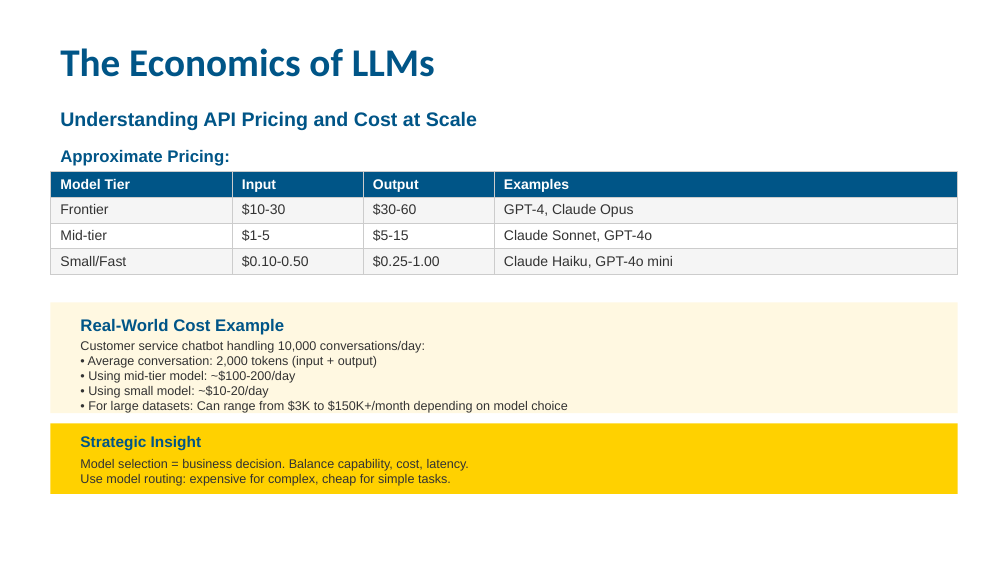
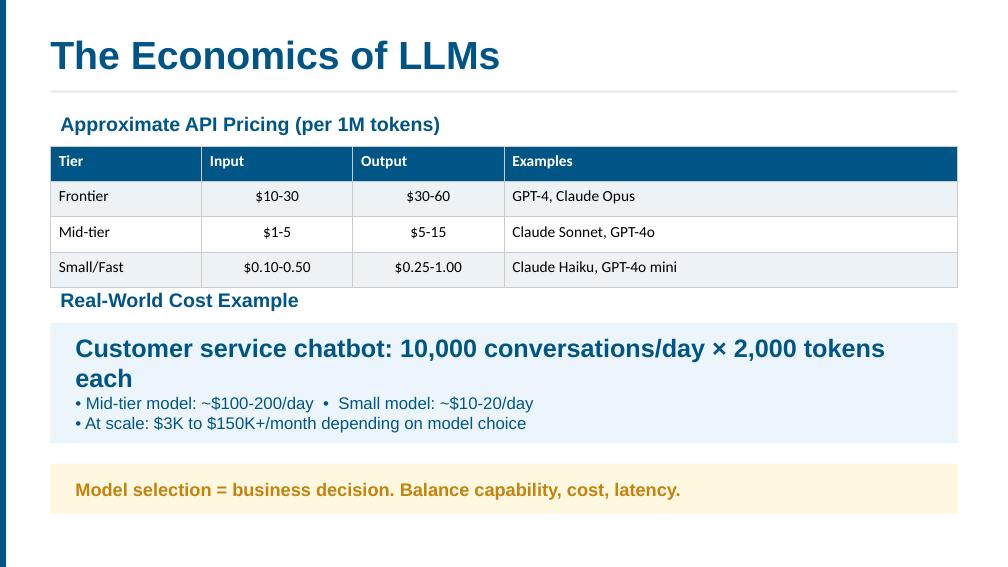
Before and after one commit to ucla-anderson-SSAI/SSAI, a slide deck: slide 6 of Slides/Week8.pptx. Drawn at 1008x567 pixels with LibreOffice and Linux fonts; fonts in the diff are those of the drawing. Boxes give left, top, right and bottom in pixels: in the first picture for what was removed or moved away, otherwise in the second. Text is boxed around its words. In the diff, an @@ line names an element or a change of style, - is before the commit and + after.

```diff
--- a/Slides/Week8.pptx
+++ b/Slides/Week8.pptx
@@ rectangle added at (x1=0, y1=0, x2=6, y2=566), fill #005587 @@
@@ text "The Economics of LLMs" at (x1=50, y1=40, x2=500, y2=70): font Calibri to Arial; vertical alignment middle to top @@
@@ rectangle added at (x1=50, y1=91, x2=958, y2=93), fill #E8E8E8 @@
@@ text at (x1=60, y1=116, x2=440, y2=135): text changed; size 12 to 14 pt @@
-Approximate Pricing:
+Approximate API Pricing (per 1M tokens)
@@ text removed at (x1=60, y1=111, x2=477, y2=130) @@
-Understanding API Pricing and Cost at Scale
@@ table at (x1=50, y1=146, x2=958, y2=287) @@
-row 1, column 1: Model Tier
+row 1, column 1: Tier
@@ fill #F5F5F5 to #EDF2F7 in 8 cells @@
@@ fill #FFFFFF to none in row 3 @@
@@ size 10 to 11 pt, font Arial to Calibri @@
@@ text colour #333333 to #000000 in "Frontier", "$10-30", "$30-60", "GPT-4, Claude Opus" and 8 more places @@
@@ alignment left to centre @@
@@ table resized from (x1=50, y1=171, x2=958, y2=272) to (x1=50, y1=146, x2=958, y2=287) @@
@@ text "Real-World Cost Example" moved from (x1=80, y1=319, x2=284, y2=335) to (x1=60, y1=292, x2=299, y2=311) @@
@@ text "Real-World Cost Example" at (x1=60, y1=292, x2=299, y2=311): size 12 to 14 pt @@
@@ rectangle resized from (x1=50, y1=302, x2=958, y2=413) to (x1=50, y1=323, x2=958, y2=444) @@
@@ rectangle at (x1=50, y1=323, x2=958, y2=444): fill #FFF8E1 to #EBF5FB @@
@@ text "Customer service chatbot: 10,000 conversations/day ..." at (x1=75, y1=338, x2=885, y2=433): vertical alignment middle to top @@
@@ text at (x1=75, y1=338, x2=885, y2=433): text changed; size 9 to 12 pt; text colour #333333 to #005587 @@
-Customer service chatbot handling 10,000 conversations/day:
-• Average conversation: 2,000 tokens (input + output)
-• Using mid-tier model: ~$100-200/day
-• Using small model: ~$10-20/day
-• For large datasets: Can range from $3K to $150K+/month depending on model choice
+Customer service chatbot: 10,000 conversations/day × 2,000 tokens each
+• Mid-tier model: ~$100-200/day • Small model: ~$10-20/day
+• At scale: $3K to $150K+/month depending on model choice
@@ text removed at (x1=80, y1=436, x2=202, y2=450) @@
-Strategic Insight
@@ rectangle resized from (x1=50, y1=423, x2=958, y2=494) to (x1=50, y1=464, x2=958, y2=514) @@
@@ rectangle at (x1=50, y1=464, x2=958, y2=514): fill #FFD100 to #FFF8E1 @@
@@ text "Model selection = business decision. ..." moved from (x1=80, y1=459, x2=469, y2=486) to (x1=75, y1=482, x2=680, y2=500) @@
@@ text "Model selection = business decision. ..." at (x1=75, y1=482, x2=680, y2=500): size 9 to 13 pt, text colour #333333 to #C4820E, bold on @@
@@ text at (x1=80, y1=474, x2=451, y2=486): paragraph removed @@
-Use model routing: expensive for complex, cheap for simple tasks.
```
Also in this commit, not shown: 14 other slides changed, 3 slides added, 13 slides removed, 27 other files.
